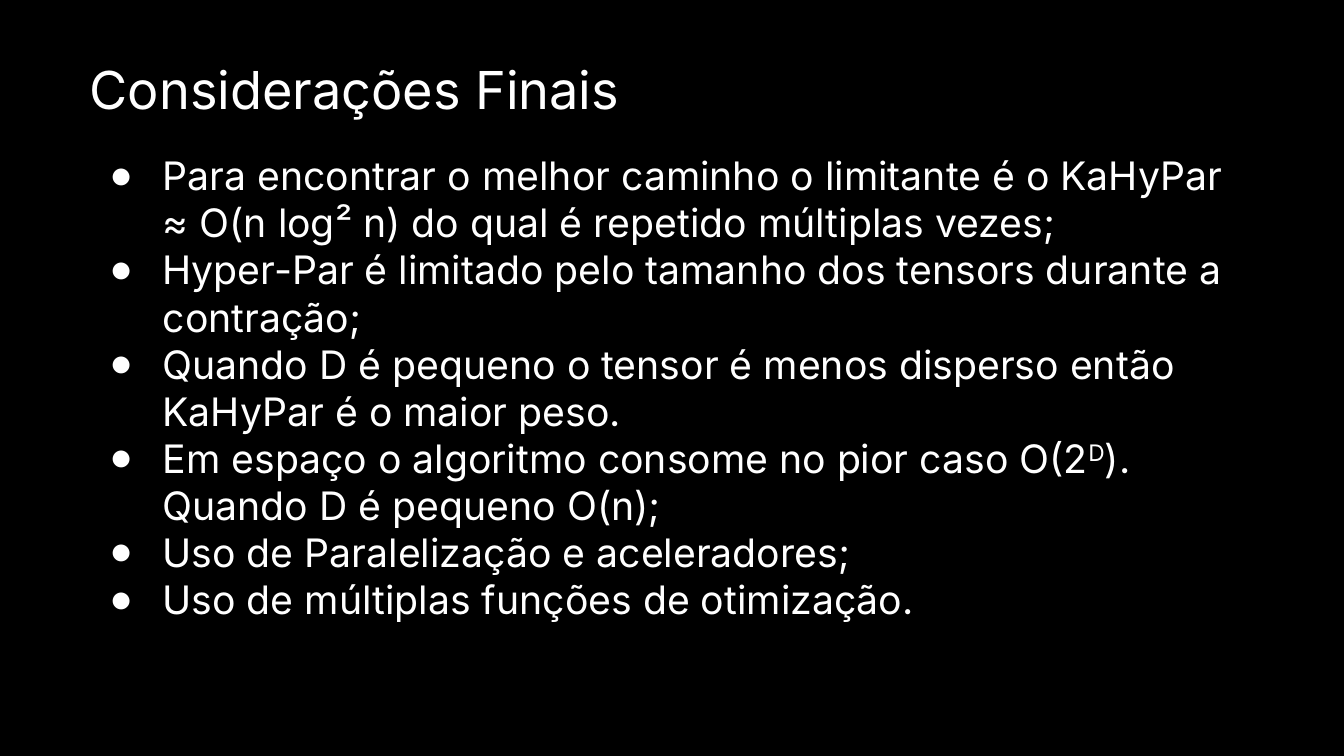
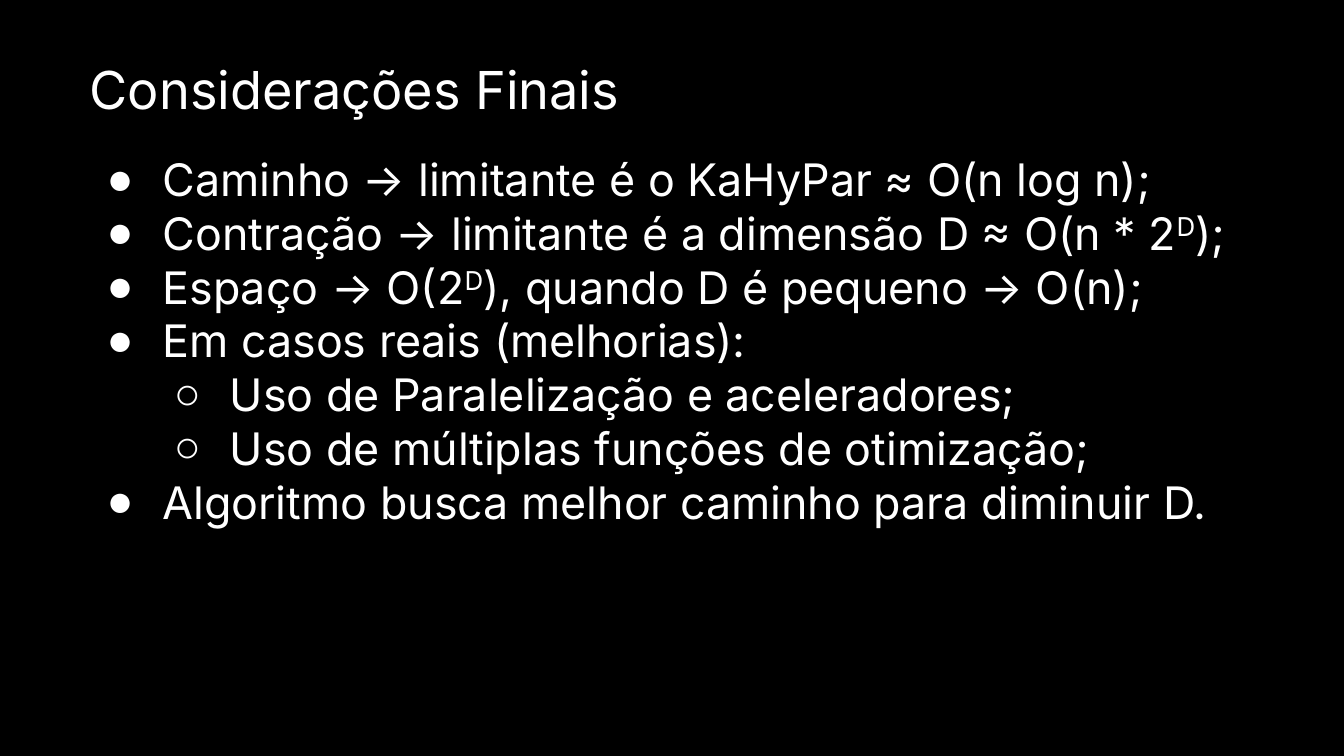
Before and after one commit to Dpbm/mestrado-aulas, a slide deck: slide 22 of algoritmos/projeto-seminario/Seminário.pptx (slide 36 before the commit). Drawn at 1344x756 pixels with LibreOffice and Linux fonts; fonts in the diff are those of the drawing. Boxes give left, top, right and bottom in pixels: in the first picture for what was removed or moved away, otherwise in the second. Text is boxed around its words. In the diff, an @@ line names an element or a change of style, - is before the commit and + after.

```diff
--- a/algoritmos/projeto-seminario/Seminário.pptx
+++ b/algoritmos/projeto-seminario/Seminário.pptx
@@ text at bbox=[163, 161, 1150, 363]: text changed; size 21 to 24 pt @@
-● Para encontrar o melhor caminho o limitante é o KaHyPar ≈ O(n log² n) do qual é repetido múltiplas vezes;
-● Hyper-Par é limitado pelo tamanho dos tensors durante a contração;
-● Quando D é pequeno o tensor é menos disperso então KaHyPar é o maior peso.
-● Em espaço o algoritmo consome no pior caso O(2D). Quando D é pequeno O(n);
+● Caminho → limitante é o KaHyPar ≈ O(n log n);
+● Contração → limitante é a dimensão D ≈ O(n * 2D);
+● Espaço → O(2D), quando D é pequeno → O(n);
+● Em casos reais (melhorias):
@@ text at bbox=[230, 377, 1015, 420]: size 21 to 24 pt in "Uso de Paralelização e aceleradores;"; bullet ● to ○; list level 1 to 2 in "Uso de Paralelização e aceleradores;" @@
@@ text at bbox=[163, 431, 1206, 529]: text changed; size 21 to 24 pt @@
-● Uso de múltiplas funções de otimização.
+  ○ Uso de múltiplas funções de otimização;
+● Algoritmo busca melhor caminho para diminuir D.
```
Also in this commit, not shown: 17 other slides changed, 1 slide added, 15 slides removed, 6 other files.
